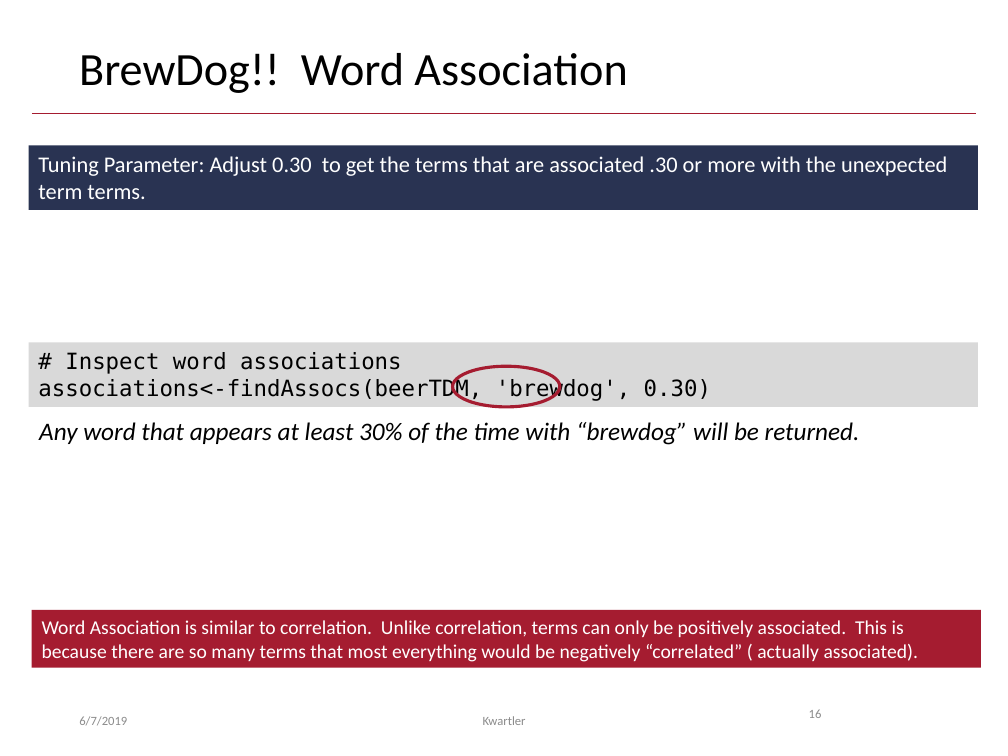
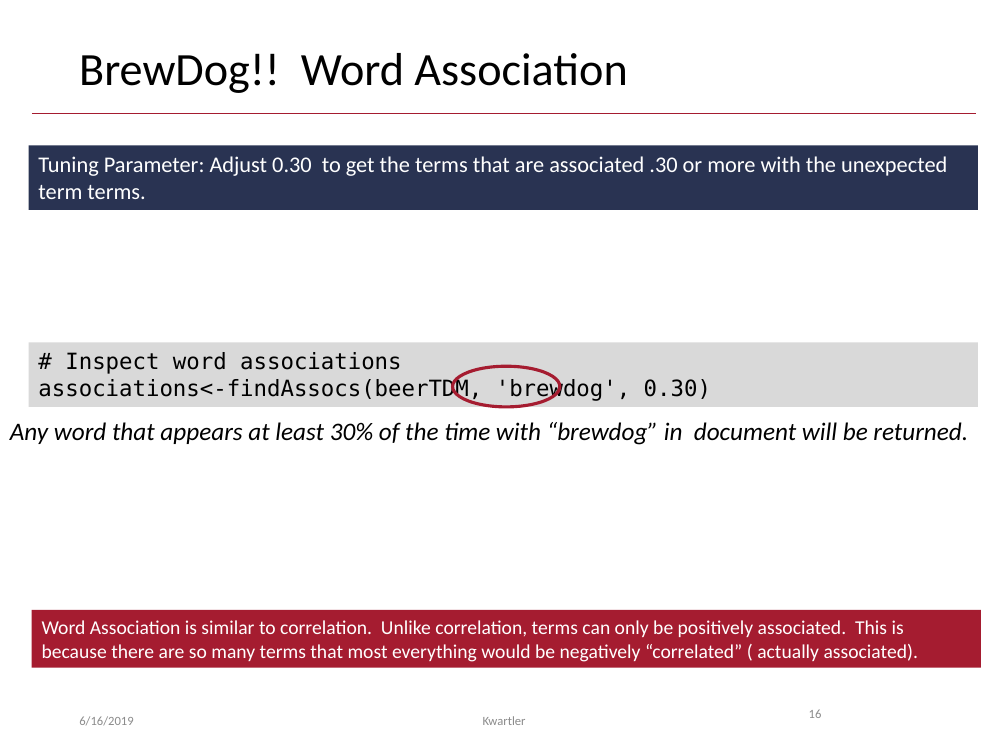
Before and after one commit to kwartler/GSERM_TextMining, a slide deck: slide 16 of B_Tuesday/GSERM_Tuesday_Basic_Visuals_v2.pptx. Drawn at 1008x756 pixels with LibreOffice and Linux fonts; fonts in the diff are those of the drawing; background and template pictures are left out. Boxes give left, top, right and bottom in pixels: in the first picture for what was removed or moved away, otherwise in the second. Text is boxed around its words. In the diff, an @@ line names an element or a change of style, - is before the commit and + after.

```diff
--- a/B_Tuesday/GSERM_Tuesday_Basic_Visuals_v2.pptx
+++ b/B_Tuesday/GSERM_Tuesday_Basic_Visuals_v2.pptx
@@ text at bbox=[10, 422, 968, 445]: text changed @@
-Any word that appears at least 30% of the time with “brewdog” will be returned.
+Any word that appears at least 30% of the time with “brewdog” in document will be returned.
@@ text at bbox=[79, 716, 133, 726]: text changed @@
-6/7/2019
+6/16/2019
```
Also in this commit, not shown: 66 other slides changed.
